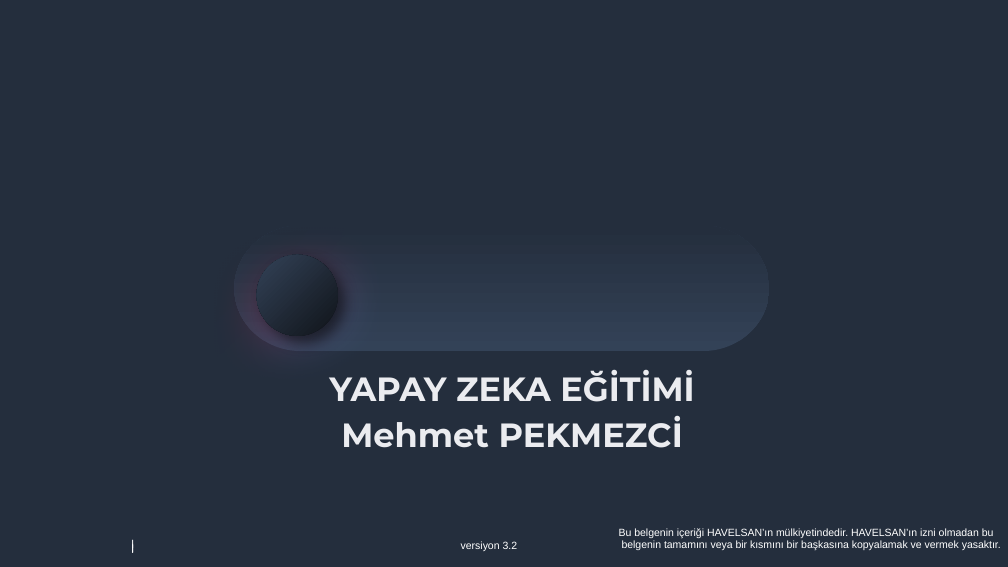
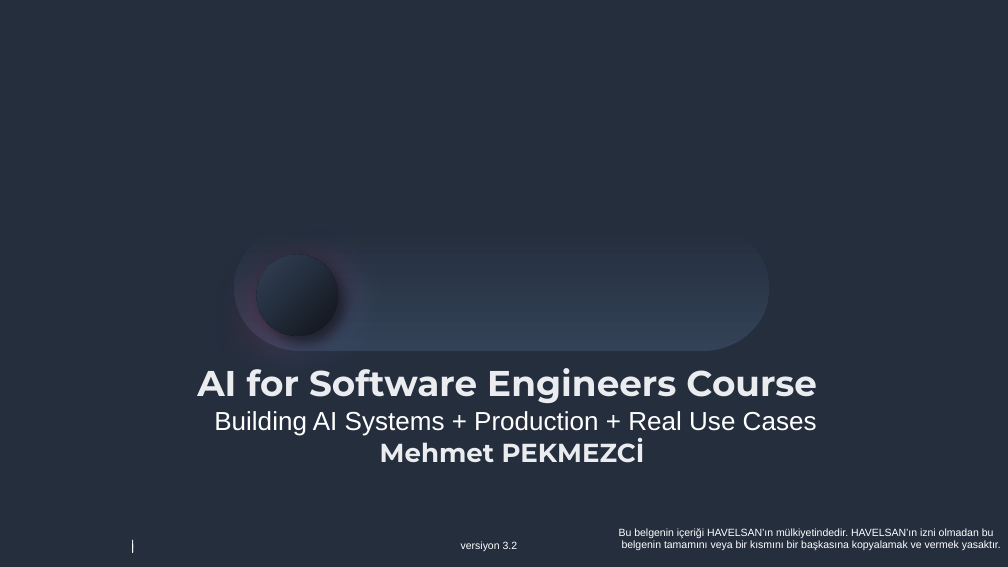
Before and after one commit to havelsan/YZ_EGITIM, a slide deck: slide 1 of presentations/03.Day_3_—_Building_AI_Systems_Production_Real_Use_Case.pptx. Drawn at 1008x567 pixels with LibreOffice and Linux fonts; fonts in the diff are those of the drawing; background and template pictures are left out. Boxes give left, top, right and bottom in pixels: in the first picture for what was removed or moved away, otherwise in the second. Text is boxed around its words. In the diff, an @@ line names an element or a change of style, - is before the commit and + after.

Commit message:
MP

```diff
--- a/presentations/03.Day_3_—_Building_AI_Systems_Production_Real_Use_Case.pptx
+++ b/presentations/03.Day_3_—_Building_AI_Systems_Production_Real_Use_Case.pptx
@@ text at (197,368,817,436): text changed; size 32 to 24.8 pt; font Montserrat to Arial; text colour #EBECF0 to #FFFFFF; bold off @@
-YAPAY ZEKA EĞİTİMİ
+AI for Software Engineers Course
+Building AI Systems + Production + Real Use Cases
@@ text at (380,438,645,463): size 32 to 24.8 pt in "Mehmet PEKMEZCİ"; line spacing 0.9 to 0.7 @@
```
Also in this commit, not shown: 11 slides added, 2 slides removed.
